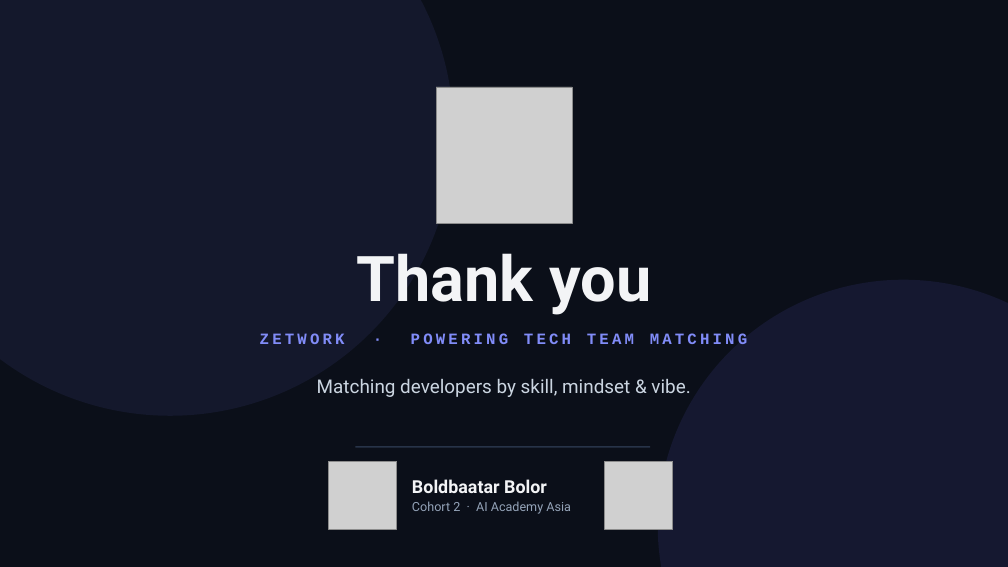
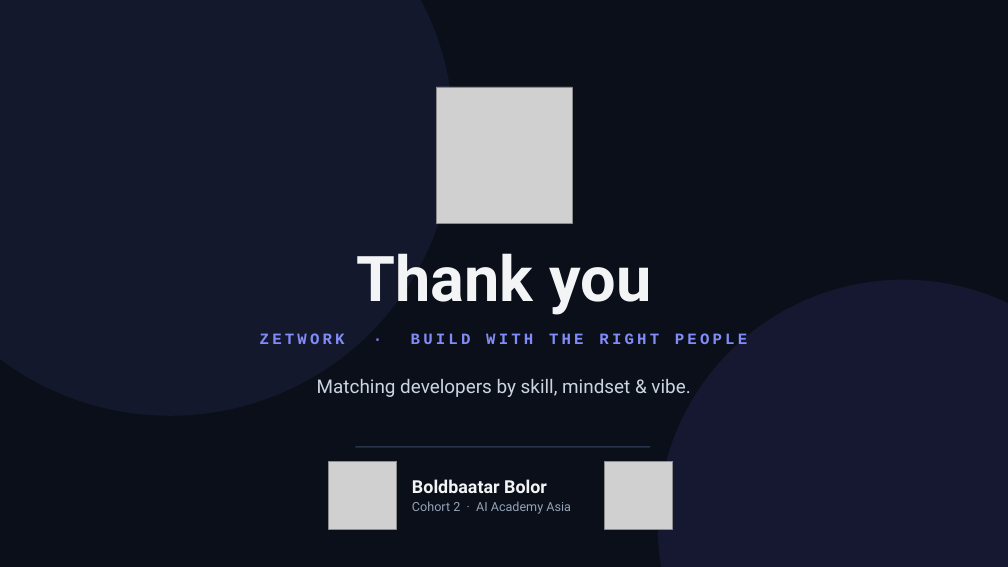
Before and after one commit to Cardcounter579/project, a slide deck: slide 11 of Zetwork Smart Board Presentation.pptx. Drawn at 1008x567 pixels with LibreOffice and Linux fonts; fonts in the diff are those of the drawing; grey boxes stand for pictures. Boxes give left, top, right and bottom in pixels: in the first picture for what was removed or moved away, otherwise in the second. Text is boxed around its words. In the diff, an @@ line names an element or a change of style, - is before the commit and + after.

```diff
--- a/Zetwork Smart Board Presentation.pptx
+++ b/Zetwork Smart Board Presentation.pptx
@@ text at [260, 333, 747, 344]: text changed @@
-ZETWORK · POWERING TECH TEAM MATCHING
+ZETWORK · BUILD WITH THE RIGHT PEOPLE
```
Also in this commit, not shown: 1 other slide changed, 4 other files.
